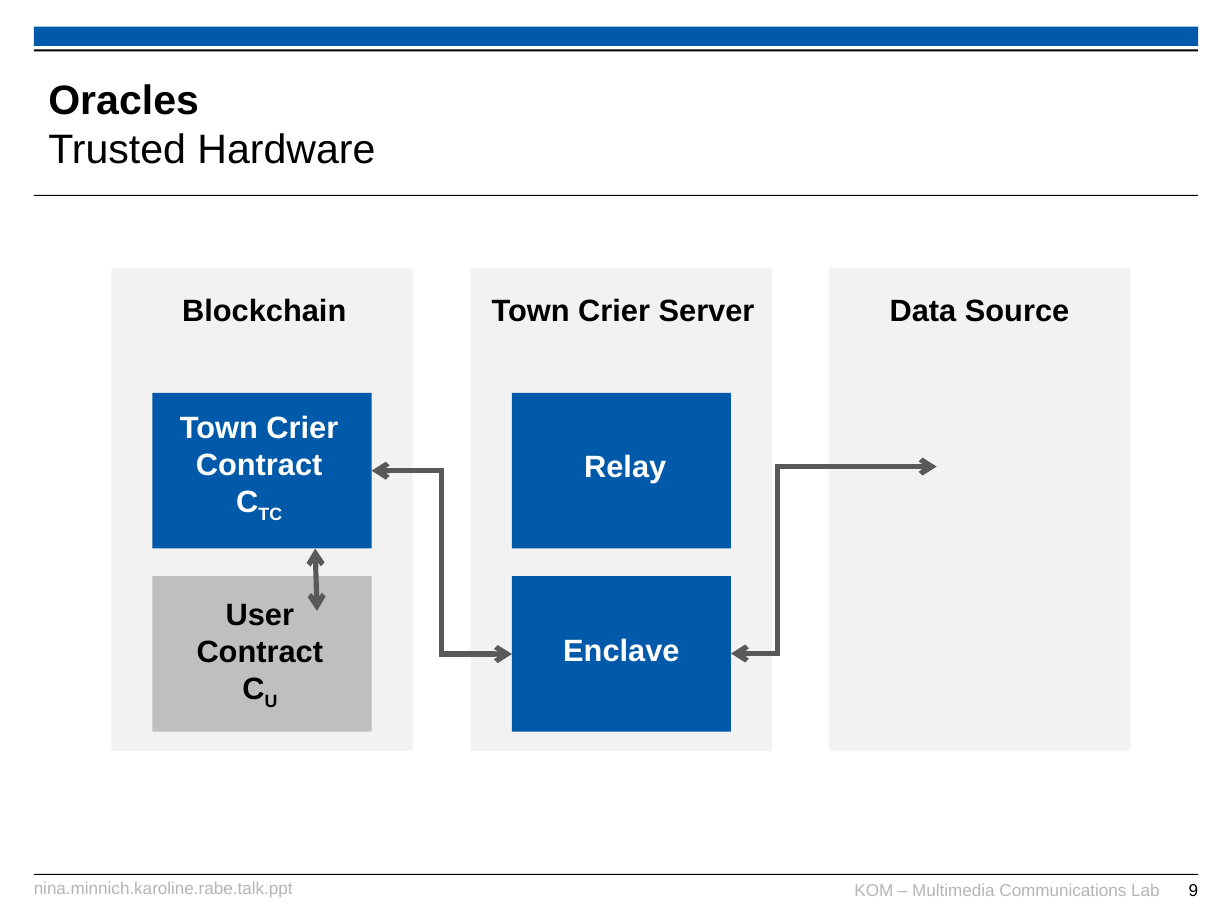
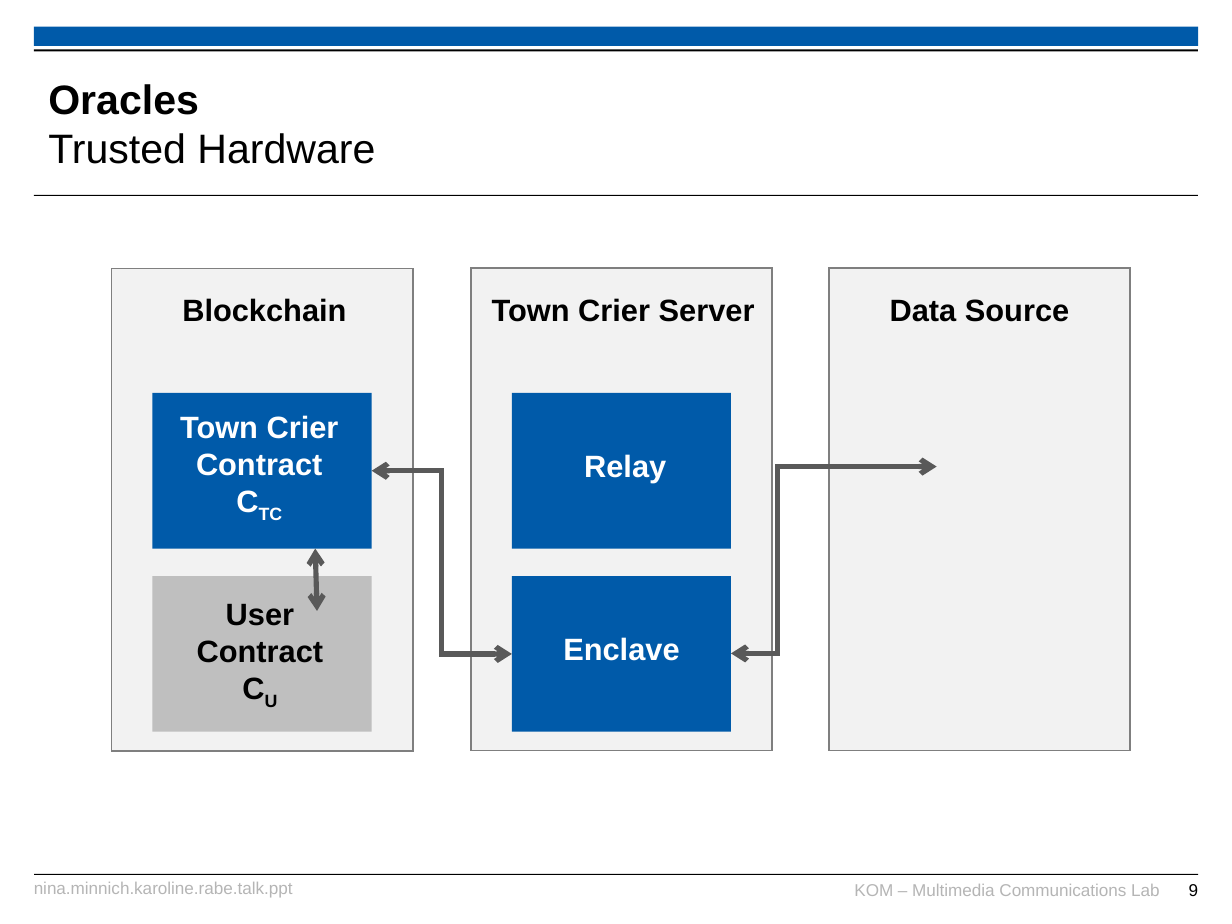
Before and after one commit to karopp/AFTIR, a slide deck: slide 9 of Nina.Minnich.Karoline.Rabe.talk.ppt. Drawn at 1232x924 pixels with LibreOffice and Linux fonts; fonts in the diff are those of the drawing; background and template pictures are left out. Boxes give left, top, right and bottom in pixels: in the first picture for what was removed or moved away, otherwise in the second. Text is boxed around its words. In the diff, an @@ line names an element or a change of style, - is before the commit and + after.

```diff
--- a/Nina.Minnich.Karoline.Rabe.talk.ppt
+++ b/Nina.Minnich.Karoline.Rabe.talk.ppt
@@ outline none to #7F7F7F 0.99 pt in 3 elements at bbox=[111, 269, 413, 752], bbox=[829, 269, 1131, 752], bbox=[471, 269, 772, 752] @@
@@ elbow double arrow (731, 653) - (936, 467): route changed @@
```
Also in this commit, not shown: 6 other slides changed, 2 slides added, 1 other file.
